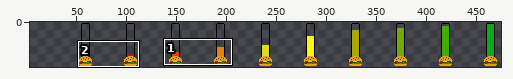
Sprite sheet -- ProjetApprentissageFinal/image/barreM.png. Above, an overview of the earlier version with the close-up marked.
Close-up. As it was:
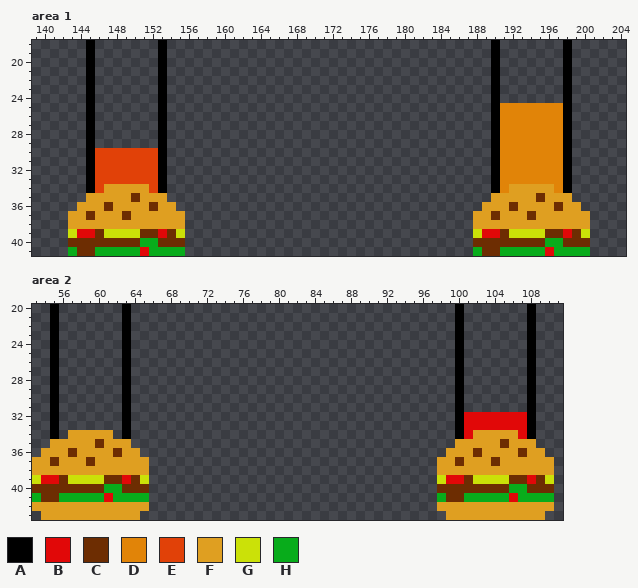
The file is 450x45 pixels. Shown: area 1: x 139..204, y 18..41; area 2: x 53..111, y 20..43. The old version is drawn lined up with the new one, on the new canvas. The wide view leaves out empty margins. The commit also changed other parts of the picture, which this record leaves out.
Palette (. is transparent): A #000000  B #e10808  C #6d2d02  D #e18408  E #e14108  F #df9f21  G #cbe108  H #08ac1b
After the commit:
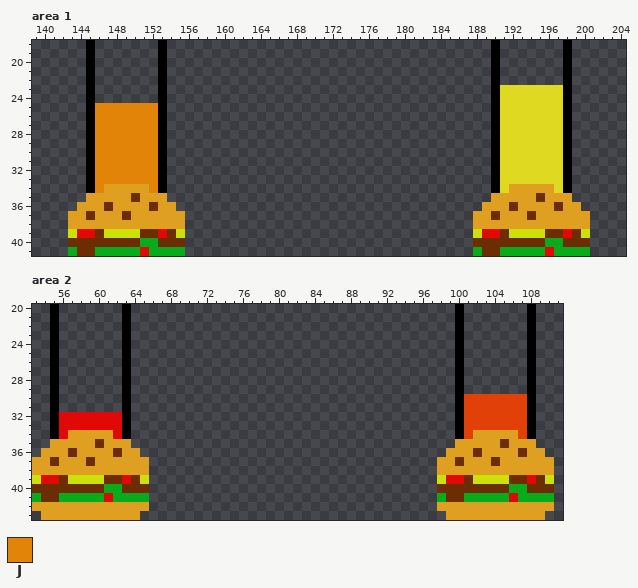
Colours new in this view: J #e18408
The exact change:
canvas 450x45 -> 495x45, the old top-left corner now at 45,0
colour D: #e18408 -> #dfd921
Area 1:
y 23..24: x 191..197 ....... -> DDDDDDD
y 25..29: x 146..152 ....... -> JJJJJJJ
y 30..33: x 146..152 EEEEEEE -> JJJJJJJ
y 34: x 146 E -> J; x 152 E -> J
Area 2:
y 30..31: x 101..107 ....... -> EEEEEEE
y 32..33: x 56..62 ....... -> BBBBBBB; x 101..107 BBBBBBB -> EEEEEEE
y 34: x 56 . -> B; x 62 . -> B; x 101 B -> E; x 107 B -> E
